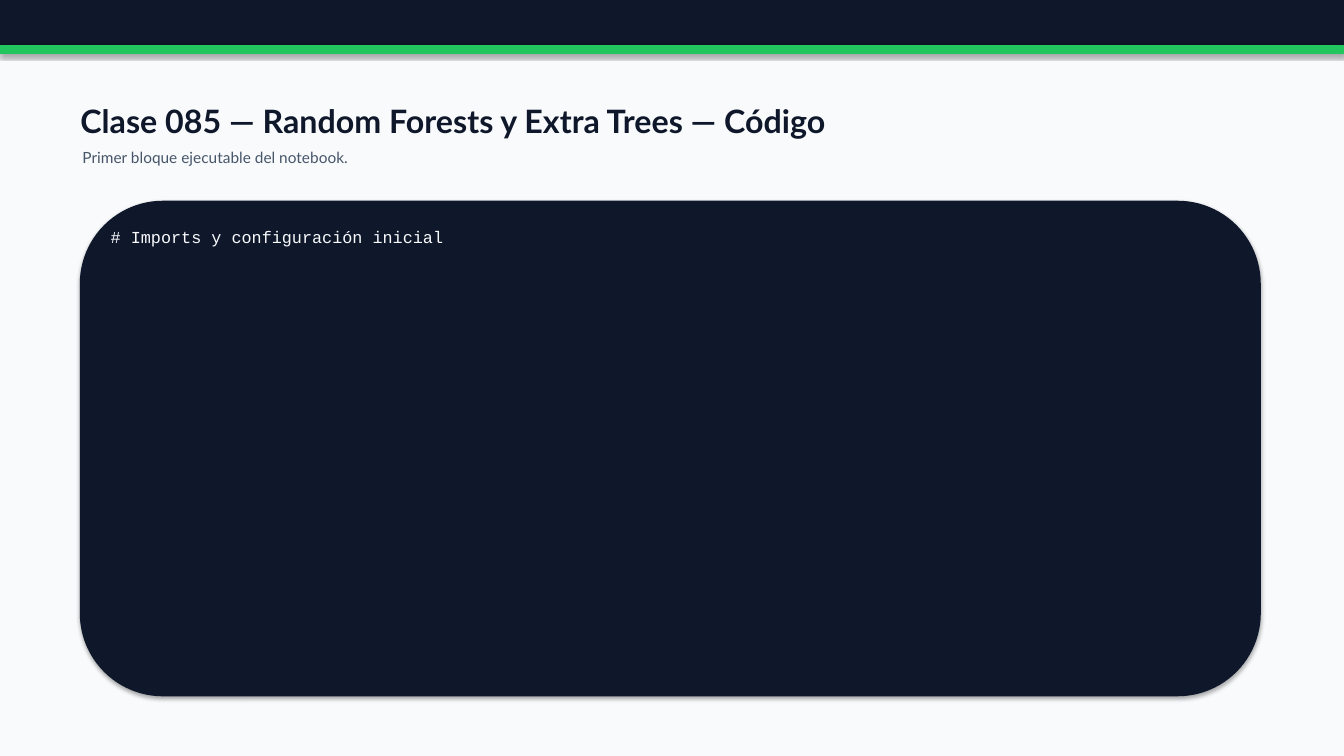
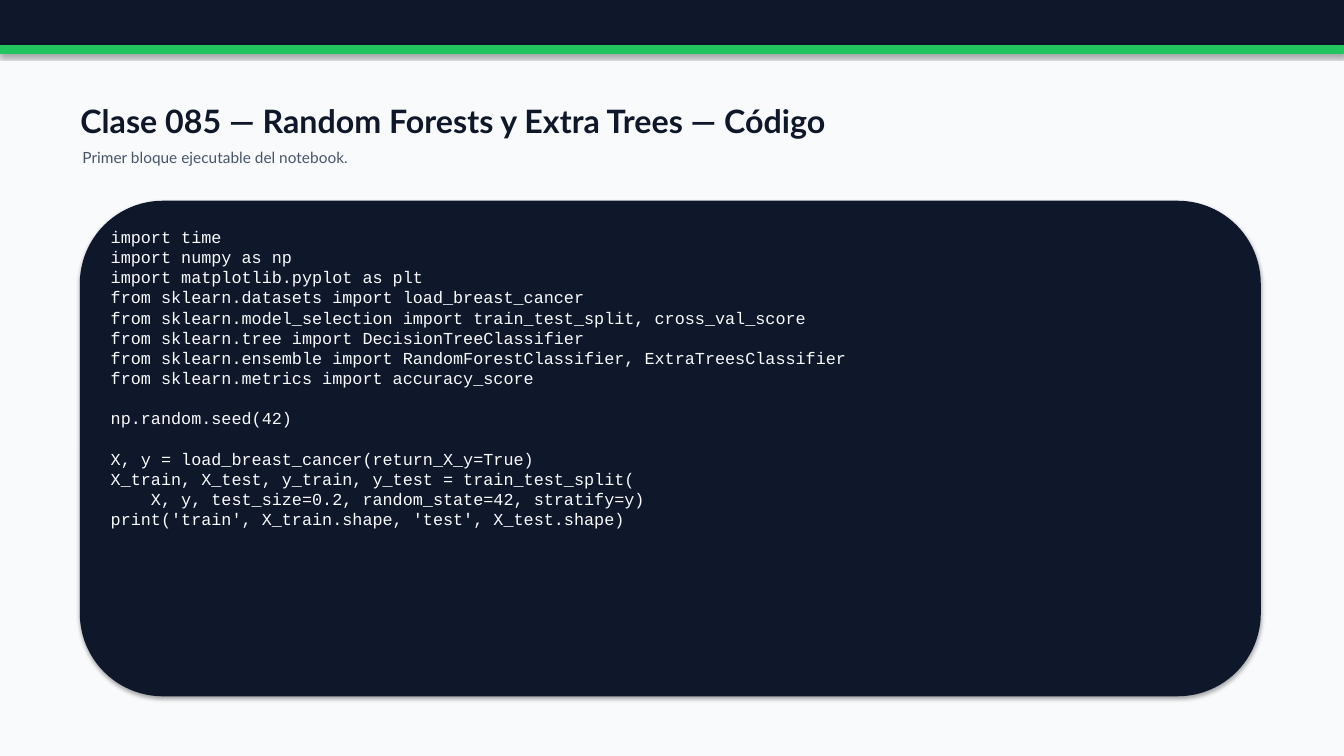
Before and after one commit to vladimiracunadev-create/python-data-science-bootcamp, a slide deck: slide 184 of docs/presentaciones/parts/parte-1-machine-learning-clasico-completa.pptx. Drawn at 1344x756 pixels with LibreOffice and Linux fonts; fonts in the diff are those of the drawing. Boxes give left, top, right and bottom in pixels: in the first picture for what was removed or moved away, otherwise in the second. Text is boxed around its words. In the diff, an @@ line names an element or a change of style, - is before the commit and + after.

```diff
--- a/docs/presentaciones/parts/parte-1-machine-learning-clasico-completa.pptx
+++ b/docs/presentaciones/parts/parte-1-machine-learning-clasico-completa.pptx
@@ text at box(111, 231, 846, 529): text changed @@
-# Imports y configuración inicial
+import time
+import numpy as np
+import matplotlib.pyplot as plt
+from sklearn.datasets import load_breast_cancer
+from sklearn.model_selection import train_test_split, cross_val_score
+from sklearn.tree import DecisionTreeClassifier
+from sklearn.ensemble import RandomForestClassifier, ExtraTreesClassifier
+from sklearn.metrics import accuracy_score
+np.random.seed(42)
+X, y = load_breast_cancer(return_X_y=True)
+X_train, X_test, y_train, y_test = train_test_split(
+X, y, test_size=0.2, random_state=42, stratify=y)
+print('train', X_train.shape, 'test', X_test.shape)
```
Also in this commit, not shown: 42 other slides changed, 19 other files.
